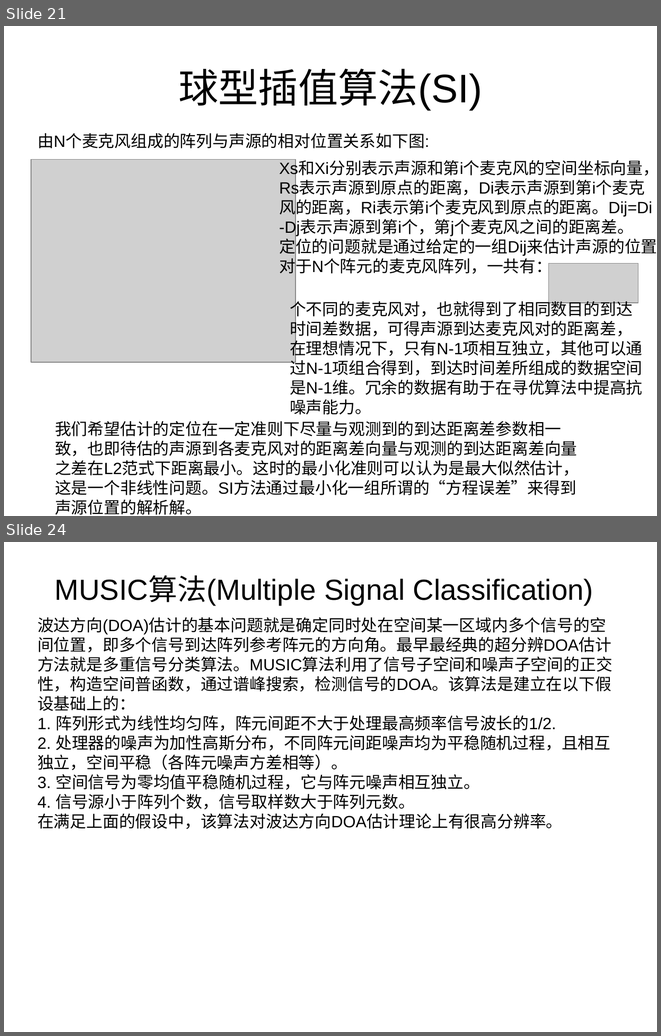
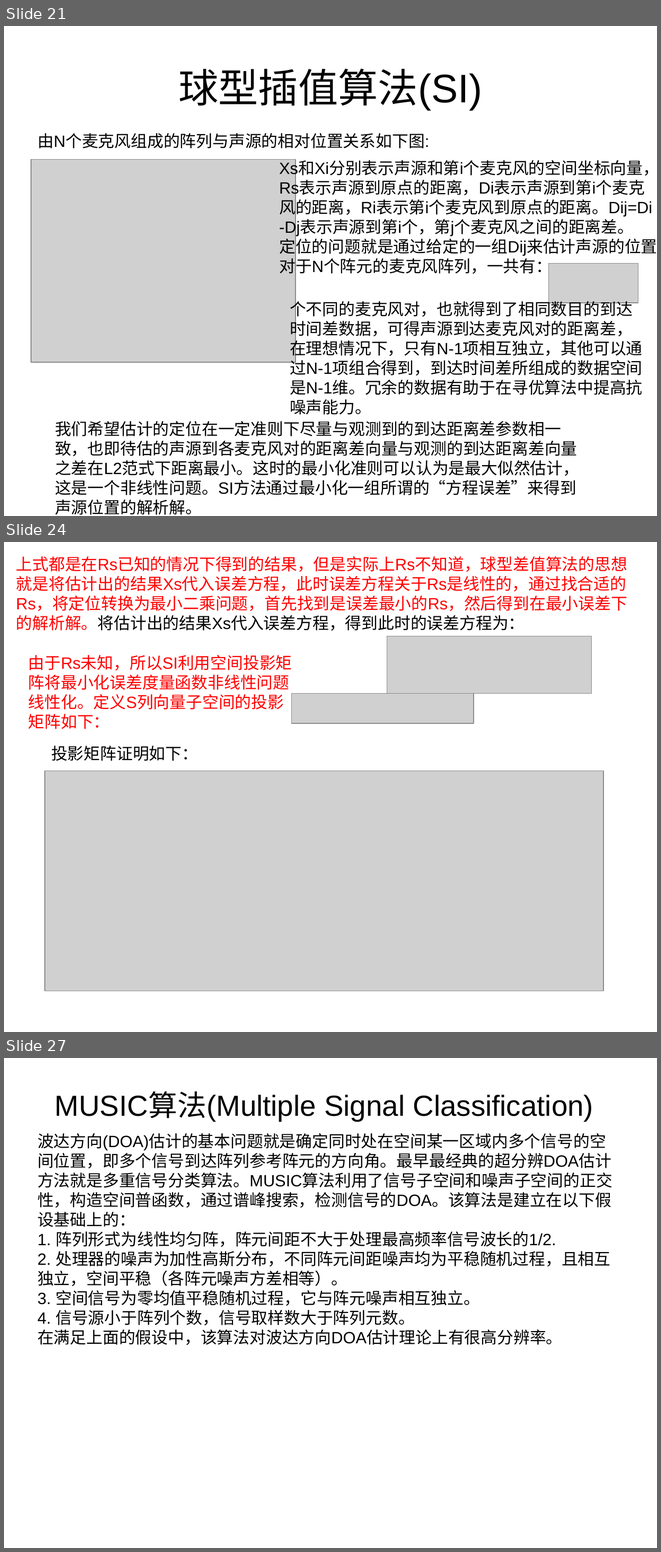
Before and after one commit to hangxiu/machine-Learning, a slide deck: tensorflow_Learning_practice/DOA基础.ppt. Shown one above the other, each under a label of ours: slides 21 and 24 before the commit, slides 21, 24 and 27 after it; the slides between them are not shown. The pictures are 661x1036 and 661x1552 pixels, drawn with LibreOffice and Linux fonts; fonts in the diff are those of the drawing; grey boxes stand for pictures. Boxes give left, top, right and bottom in pixels: in the first picture for what was removed or moved away, otherwise in the second. Text is boxed around its words. In the diff, an @@ line names an element or a change of style, - is before the commit and + after.

```diff
--- a/tensorflow_Learning_practice/DOA基础.ppt
+++ b/tensorflow_Learning_practice/DOA基础.ppt
@@ slide 24 added at (4,542,657,1032), background #FFFFFF @@
@@ text added at (16,556,627,631), 18 pt, text #FF0000 @@
+上式都是在Rs已知的情况下得到的结果，但是实际上Rs不知道，球型差值算法的思想就是将估计出的结果Xs代入误差方程，此时误差方程关于Rs是线性的，通过找合适的Rs，将定位转换为最小二乘问题，首先找到是误差最小的Rs，然后得到在最小误差下的解析解。将估计出的结果Xs代入误差方程，得到此时的误差方程为：
@@ picture added at (387,636,592,694) @@
@@ text added at (28,655,292,709), 18 pt, text #FF0000 @@
+由于Rs未知，所以SI利用空间投影矩阵将最小化误差度量函数非线性问题线性化。定义S列向量子空间的投影矩阵如下：
@@ picture added at (291,694,474,723) @@
@@ text added at (51,746,198,761), 18 pt, text #000000 @@
+投影矩阵证明如下：
@@ picture added at (45,770,604,990) @@
@@ what was slide 24 is now slide 27 @@
```
Also in this commit, not shown: 2 slides changed, 3 other slides added, 1 slide removed.
